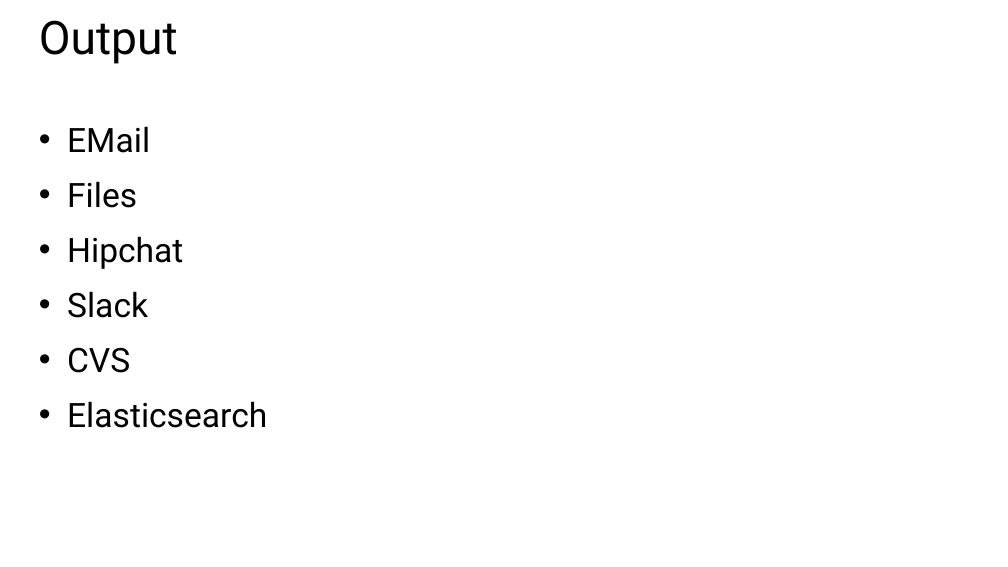
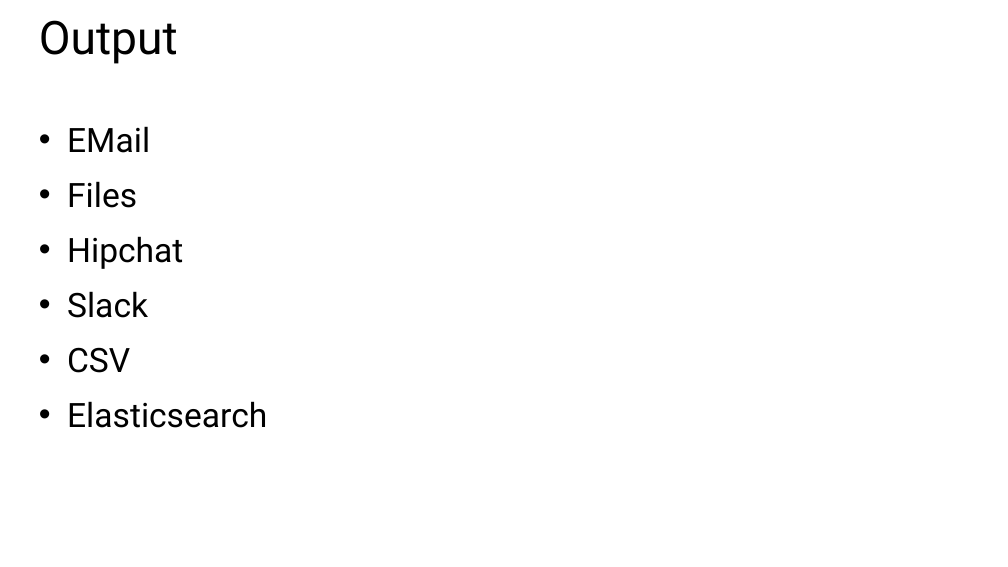
Before and after one commit to MisterJames/AzureImageProcessing, a slide deck: slide 18 of Presentation Materials/MVA-ApplicationsOnAzure-06.pptx. Drawn at 1008x567 pixels with LibreOffice and Linux fonts; fonts in the diff are those of the drawing. Boxes give left, top, right and bottom in pixels: in the first picture for what was removed or moved away, otherwise in the second. Text is boxed around its words. In the diff, an @@ line names an element or a change of style, - is before the commit and + after.

Commit message:
Slide deck fix-ups

```diff
--- a/Presentation Materials/MVA-ApplicationsOnAzure-06.pptx
+++ b/Presentation Materials/MVA-ApplicationsOnAzure-06.pptx
@@ text at bbox=[67, 347, 130, 373]: text changed @@
-• CVS
+• CSV
```
Also in this commit, not shown: 3 other slides changed, 2 slides added, 1 slide removed, 2 other files.
